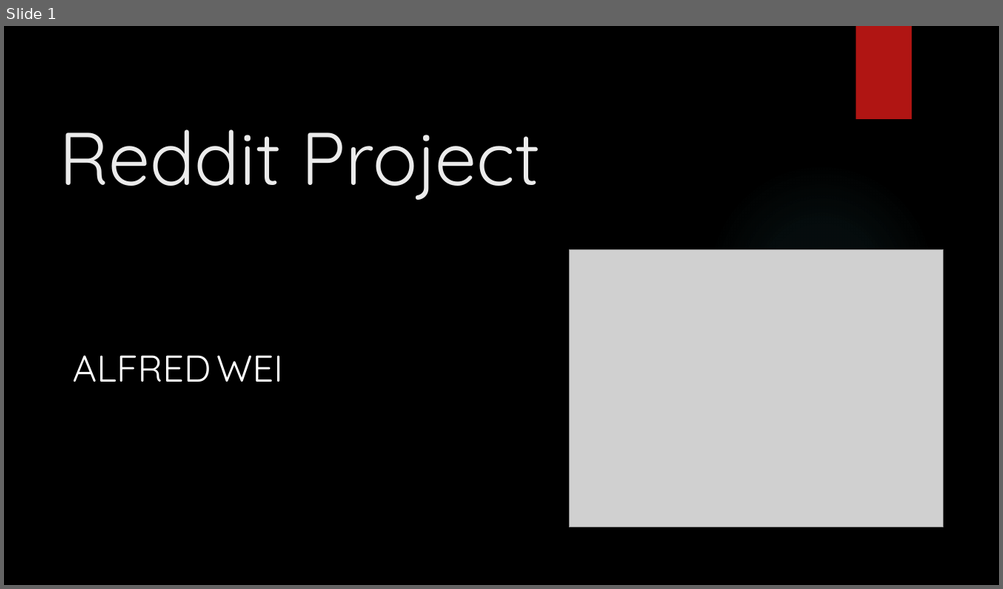
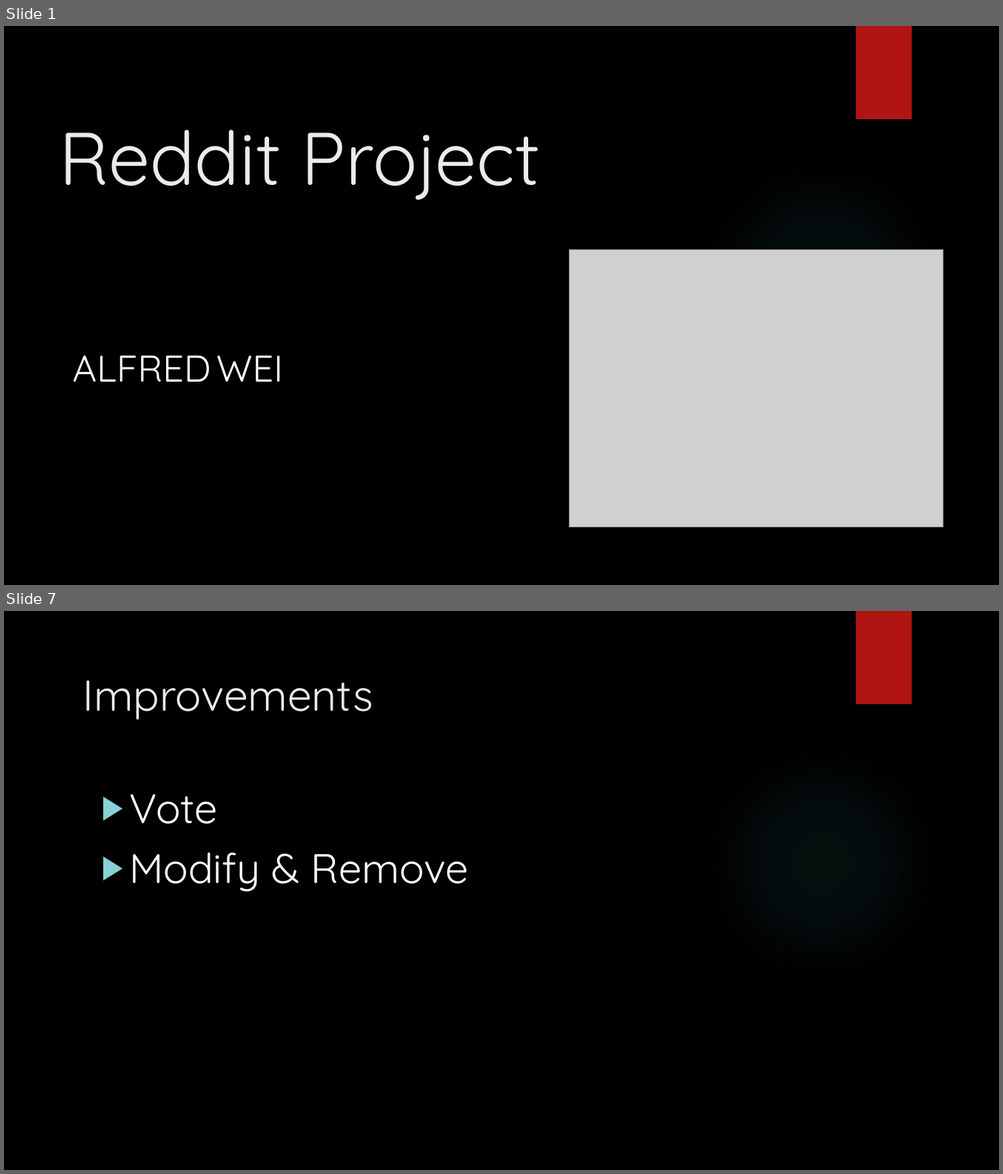
Before and after one commit to green-fox-academy/AlfredWei0420, a slide deck: week-03/day-04/Reddit Project.pptx. Shown one above the other, each under a label of ours: slide 1 before the commit, slides 1 and 7 after it; the slides between them are not shown. The pictures are 1003x589 and 1003x1174 pixels, drawn with LibreOffice and Linux fonts; fonts in the diff are those of the drawing; grey boxes stand for pictures; background and template pictures are left out. Boxes give left, top, right and bottom in pixels: in the first picture for what was removed or moved away, otherwise in the second. Text is boxed around its words. In the diff, an @@ line names an element or a change of style, - is before the commit and + after.

```diff
--- a/week-03/day-04/Reddit Project.pptx
+++ b/week-03/day-04/Reddit Project.pptx
@@ slide 7 added at (4,611,999,1170), background picture (left out); not listed: 2 template elements that a slide beside it also shows @@
@@ title added at (82,681,373,720), 42 pt, text #EBEBEB @@
+Improvements
@@ text added at (130,794,469,892), 40 pt, text #FFFFFF @@
+▶ Vote
+▶ Modify & Remove
```
Also in this commit, not shown: 7 other slides added, 3 slides removed, 8 other files.
